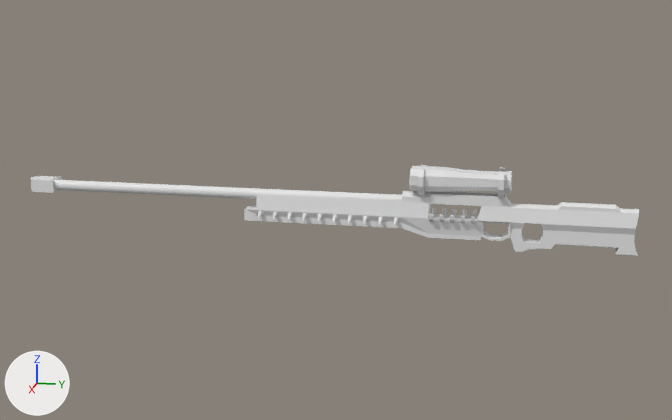
The Blender file Defenders/Assets/BlenderFiles/SniperRifle.blend: old version first, new version second.
Rendered twice from a 50 mm camera at (6.66, 0.02, 1.4) aimed at (-0.01, -1.32, -0.27). Every picture has the same lights, and +X, +Y and +Z are marked at lower left.
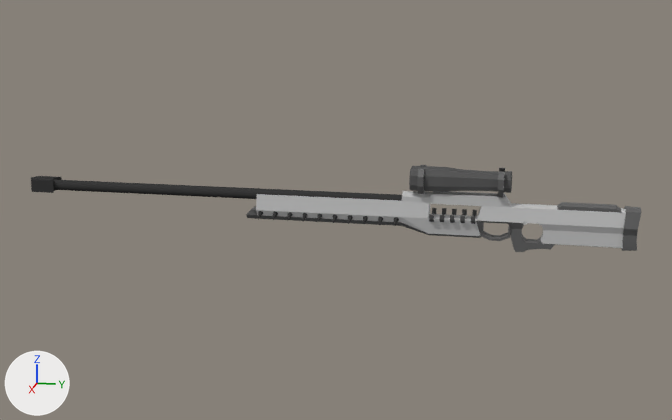
Patch to the scene script:
```diff
--- a/Defenders/Assets/BlenderFiles/SniperRifle.blend.py
+++ b/Defenders/Assets/BlenderFiles/SniperRifle.blend.py
@@ me_plane @@
 # used by ob_plane; location = (0.0, -1.816, -0.367); rotation_euler = (0.0, 1.571, 0.0), in degrees (0, 90, 0)
-me_plane.from_pydata(...)  # 248 vertices, 249 faces; spans x -0.27..0.14, y -0.2..2.68, z -0.07..0.07
+me_plane.from_pydata(...)  # 292 vertices, 281 faces; spans x -0.27..0.14, y -0.19..2.68, z -0.09..0.09
+# me_plane part 1
+# 16 vertices are removed from x -0.19..0.11, y 1.89..2.68, z -0.07..0.07
+# 47 faces are deleted
+# 6 vertices in x -0.09..0.01, y 2.65, z -0.07..0.07 move by (0.0, -0.08, 0.0)
+# 4 vertices in x 0.0..0.06, y -0.1..1.58, z 0.05 move by (-0.01, 0.0, -0.02)
+# 4 vertices in x -0.09, y -0.2, z -0.05..0.05 move by (0.0, 0.06, 0.0)
+# 4 vertices in x 0.0..0.06, y -0.1..1.58, z -0.05 move by (-0.01, 0.0, 0.02)
+# 4 vertices in x -0.21..0.06, y 2.66..2.67, z -0.05..0.05 move by (0.0, -0.09, 0.0)
+# 4 vertices in x 0.0..0.06, y -0.1..1.58, z 0.02 move by (-0.01, 0.0, -0.01)
+# 22 vertices move from x -0.04..0.11, y -0.2..2.68, z -0.05..0.05 to x -0.04..0.09, y -0.19..2.57, z -0.07..0.07
+# 55 vertices are added at x -0.23..0.08, y 1.87..2.68, z -0.09..0.09
+# 5 new vertices lie (0.0, 0.0, 0.04) away from vertices in x -0.22..0.08, y 2.67..2.68, z -0.02
+# 79 new faces join them
+# me_plane part 2: 202 faces spanning x -0.27..0.14, y -0.19..2.58, z -0.07..0.07 switch from no material to mat_body (picture img_body)
@@ me_cylinder @@
 me_cylinder.from_pydata(...)  # 64 vertices, 34 faces; spans x -1.0..1.0, y -1.0..1.0, z -24.5..44.1
+me_cylinder.materials.append(mat_third)  # black #3b3b3b
@@ me_cube @@
 me_cube.from_pydata(...)  # 12 vertices, 10 faces; spans x -1.22..1.22, y -2.34..1.68, z -0.87..0.87
+me_cube.materials.append(mat_third)  # black #3b3b3b
@@ me_cube_001 @@
 me_cube_001.from_pydata(...)  # 80 vertices, 80 faces; spans x -1.22..1.22, y -6.95..2.61, z -0.97..1.1
+me_cube_001.materials.append(mat_second)  # dark grey #5c5c5c
@@ me_cube_002 @@
 me_cube_002.from_pydata(...)  # 24 vertices, 21 faces; spans x 0.0..2.18, y 4.49..5.21, z -1.14..2.03
+me_cube_002.materials.append(mat_body)  # picture img_body
@@ me_cylinder_003 @@
 me_cylinder_003.from_pydata(...)  # 16 vertices, 10 faces; spans x -1.889..-0.716, y -0.266..0.253, z -1.176..-0.459
+me_cylinder_003.materials.append(mat_third)  # black #3b3b3b
```

Changed parts and their boxes (x1, y1, x2, y2) in the pictures (672 x 420 px):
'Plane', reshaped: before (244, 191, 639, 255); after (246, 191, 641, 252)
'Cylinder', recoloured (white to black): (53, 179, 402, 201) in both
'Cube.001', recoloured (white to grey): (409, 166, 512, 193) in both
'Cube', recoloured (grey to black): (31, 176, 62, 193) in both
'Cube.002', recoloured (white to grey): (417, 165, 505, 198) in both
'Cylinder.001', recoloured (white to black): (258, 211, 399, 225) in both
part 1 of me_plane, built on: before (244, 206, 639, 255); after (246, 206, 641, 251)
part 2 of me_plane, recoloured: (256, 191, 622, 252) in both
